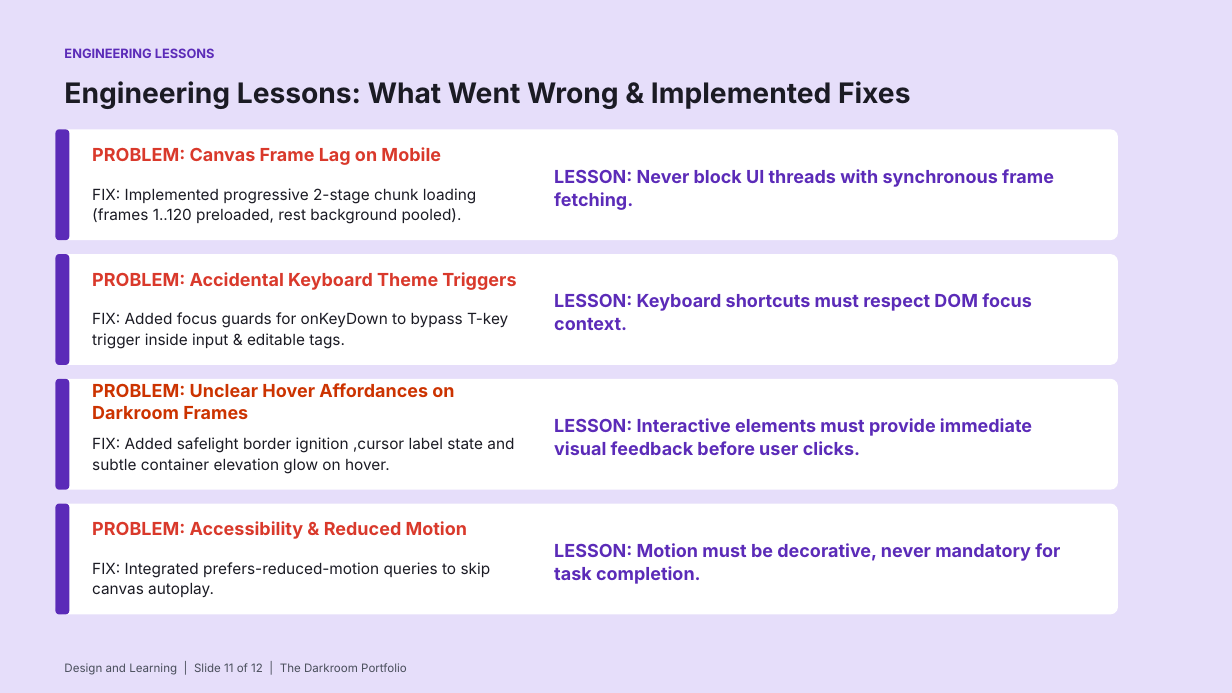
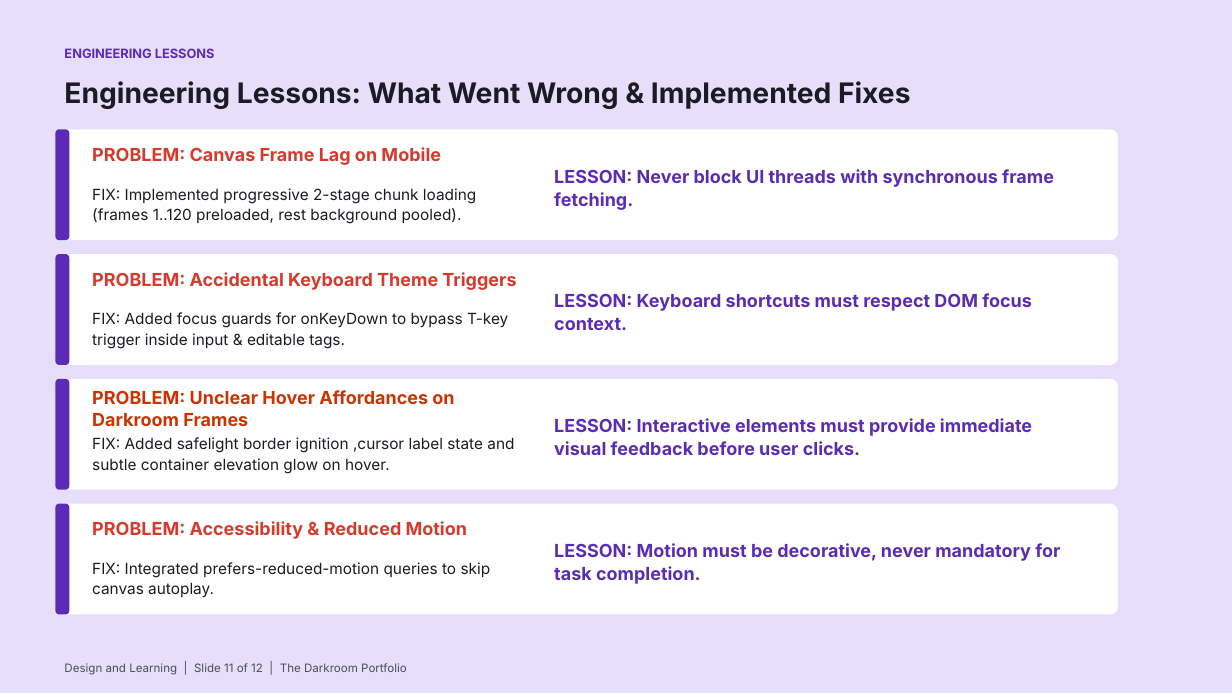
Before and after one commit to Yatin07/portfolio, a slide deck: slide 11 of Portfolio_Design_Deck.pptx. Drawn at 1232x693 pixels with LibreOffice and Linux fonts; fonts in the diff are those of the drawing. Boxes give left, top, right and bottom in pixels: in the first picture for what was removed or moved away, otherwise in the second. Text is boxed around its words. In the diff, an @@ line names an element or a change of style, - is before the commit and + after.

```diff
--- a/Portfolio_Design_Deck.pptx
+++ b/Portfolio_Design_Deck.pptx
@@ text "PROBLEM: Unclear Hover Affordances on ..." moved from (x1=92, y1=383, x2=454, y2=419) to (x1=92, y1=390, x2=454, y2=426) @@
```
Also in this commit, not shown: 2 other slides changed, 4 other files.
